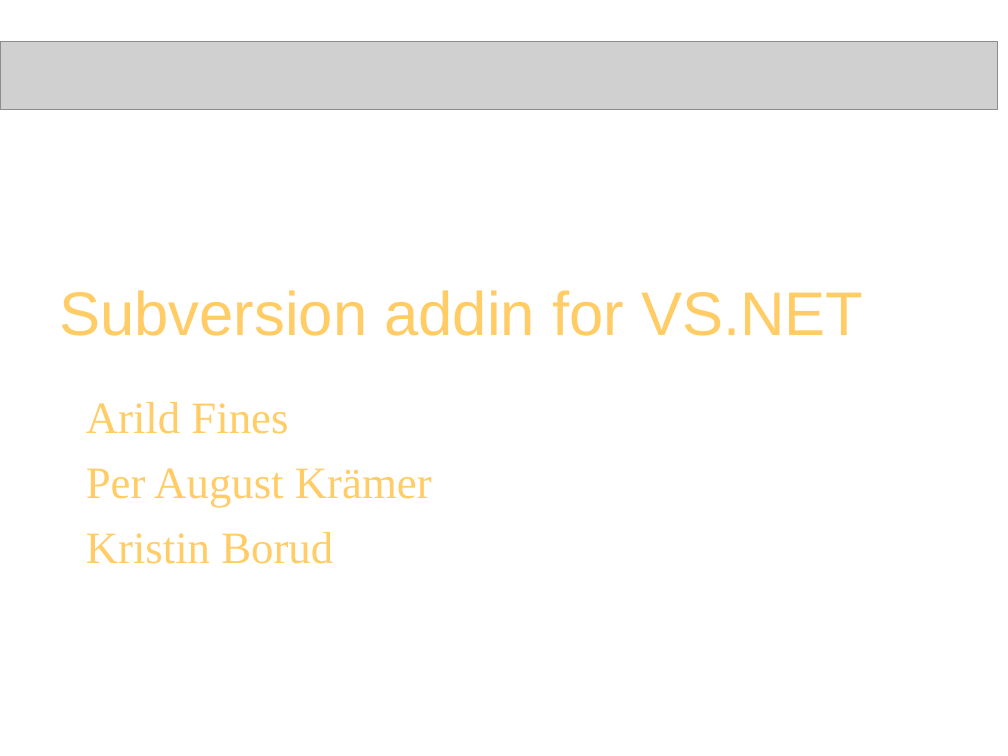
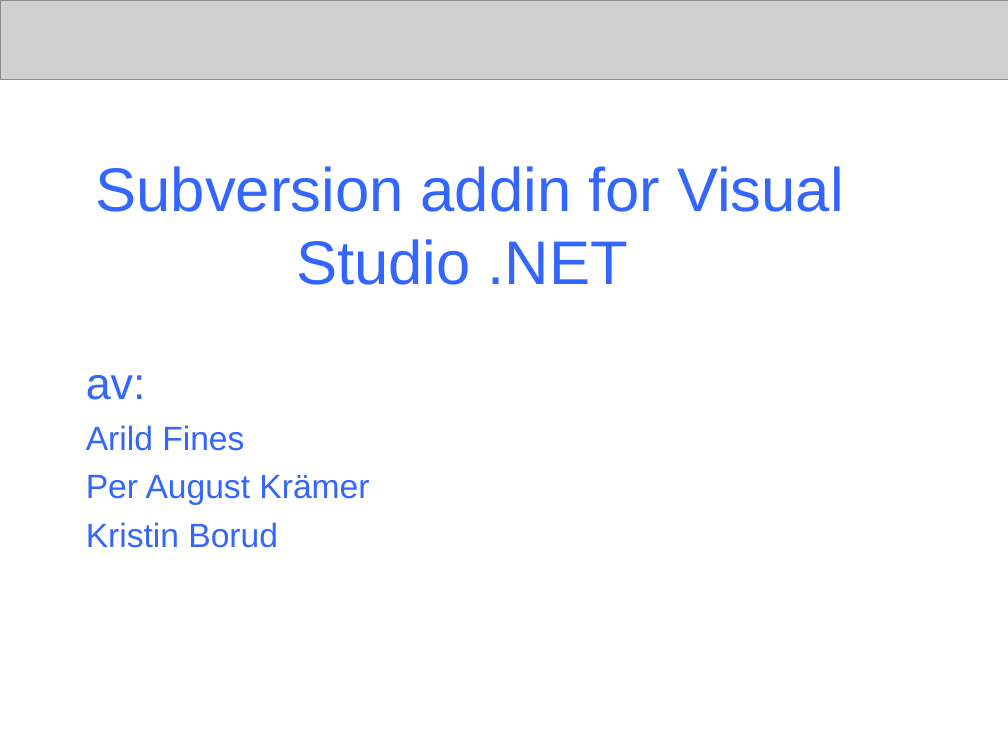
Before and after one commit to windygu/AnkhSVN, a slide deck: slide 1 of doc/powerpoint/Subversion_addin_for_VS.NET.ppt. Drawn at 1008x756 pixels with LibreOffice and Linux fonts; fonts in the diff are those of the drawing; grey boxes stand for pictures. Boxes give left, top, right and bottom in pixels: in the first picture for what was removed or moved away, otherwise in the second. Text is boxed around its words. In the diff, an @@ line names an element or a change of style, - is before the commit and + after.

Commit message:
The presentation contain:
* Title of final project, name of authors
* Background
- Revision control: wc, revision, repository to be explained
- Subversion
- CollabNet
- VS.NET
- Aim of the final project

*Content
- Functionality of NSvn
- Navigation model of Ankh
- What can Ankh do?
- Example of how Ankh works: Manual demo performed at school PC
- Ankh Help: Manual demo performed at school PC
- Improvements of GUI
- Testing of Ankh
- Challenges and development environment
- Conclusion

White background, "ankh header" without letters or symbol

```diff
--- a/doc/powerpoint/Subversion_addin_for_VS.NET.ppt
+++ b/doc/powerpoint/Subversion_addin_for_VS.NET.ppt
@@ picture: place and size @@
-picture at [0, 42, 998, 110]
+picture at [0, 0, 1008, 80]
@@ title at [96, 166, 844, 285]: text changed; text colour #FFCC66 to #3366FF @@
-Subversion addin for VS.NET
+Subversion addin for Visual Studio .NET
@@ subtitle at [86, 375, 146, 400]: paragraph added @@
+av:
@@ subtitle at [86, 425, 369, 548]: size 32 to 24 pt, font Times New Roman to Arial, text colour #FFCC66 to #3366FF; less space between paragraphs @@
```
Also in this commit, not shown: 12 other slides changed, 9 slides added, 7 slides removed.
